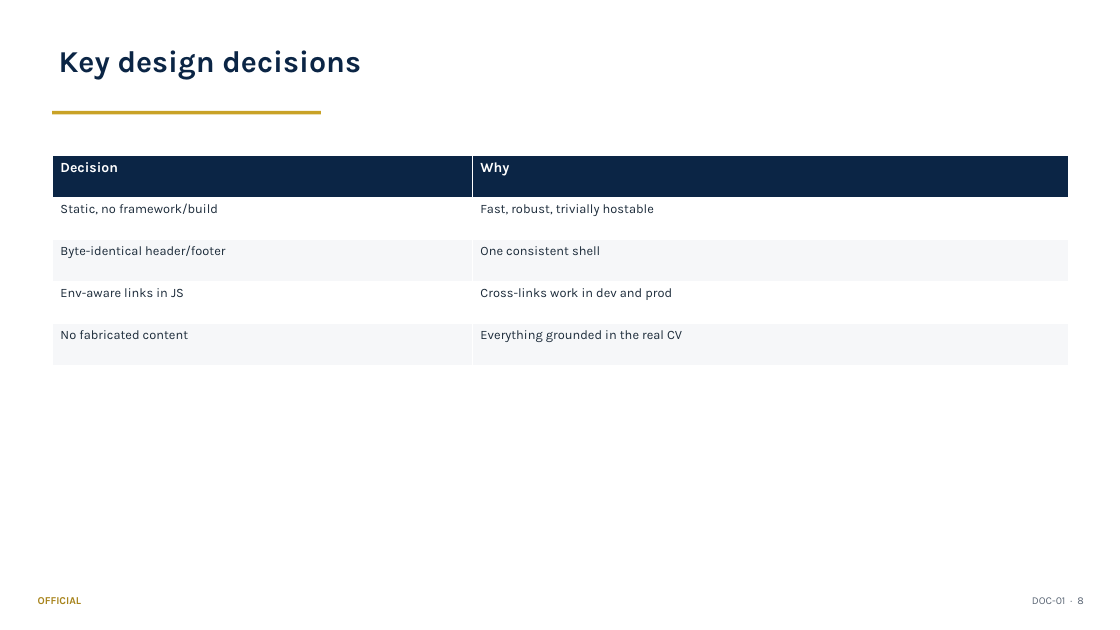
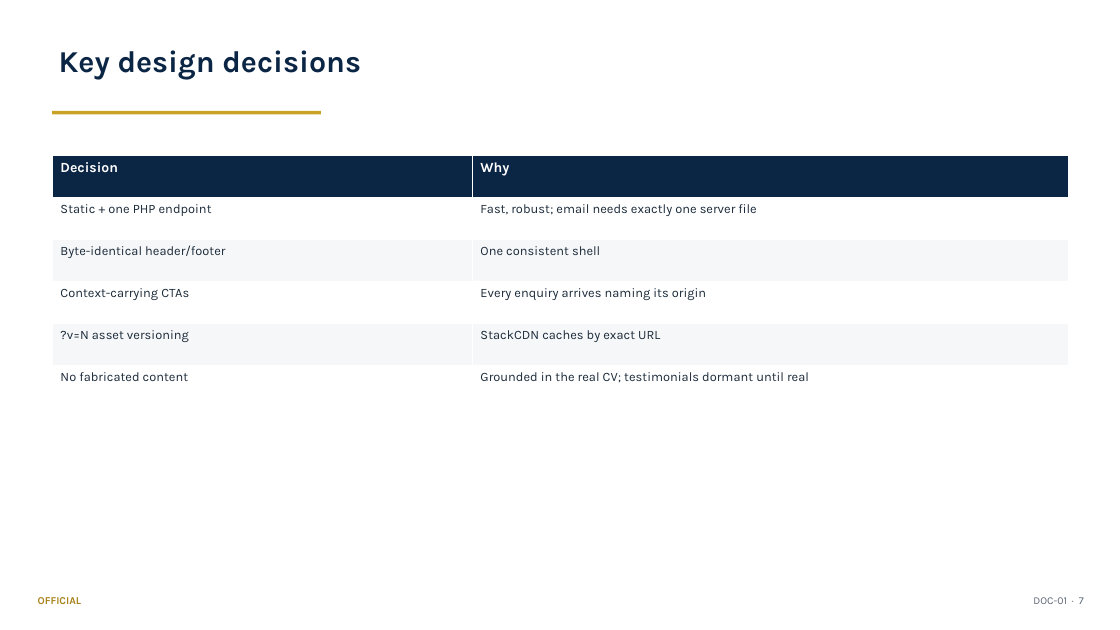
Before and after one commit to DRC63/p3mai-website, a slide deck: slide 7 of docs/01_Architecture_and_Design_Summary.pptx (slide 8 before the commit). Drawn at 1120x630 pixels with LibreOffice and Linux fonts; fonts in the diff are those of the drawing. Boxes give left, top, right and bottom in pixels: in the first picture for what was removed or moved away, otherwise in the second. Text is boxed around its words. In the diff, an @@ line names an element or a change of style, - is before the commit and + after.

```diff
--- a/docs/01_Architecture_and_Design_Summary.pptx
+++ b/docs/01_Architecture_and_Design_Summary.pptx
@@ table at <box>52,155,1069,408</box> @@
-row 2, column 1: Static, no framework/build
+row 2, column 1: Static + one PHP endpoint
-row 2, column 2: Fast, robust, trivially hostable
+row 2, column 2: Fast, robust; email needs exactly one server file
-row 4: Env-aware links in JS | Cross-links work in dev and prod
-row 5: No fabricated content | Everything grounded in the real CV
+row 4: Context-carrying CTAs | Every enquiry arrives naming its origin
+row 5: ?v=N asset versioning | StackCDN caches by exact URL
+row 6: No fabricated content | Grounded in the real CV; testimonials dormant until real
@@ text at <box>1033,597,1084,604</box>: text changed @@
-DOC-01 · 8
+DOC-01 · 7
```
Also in this commit, not shown: 6 other slides changed, 1 slide added, 2 slides removed, 13 other files.
